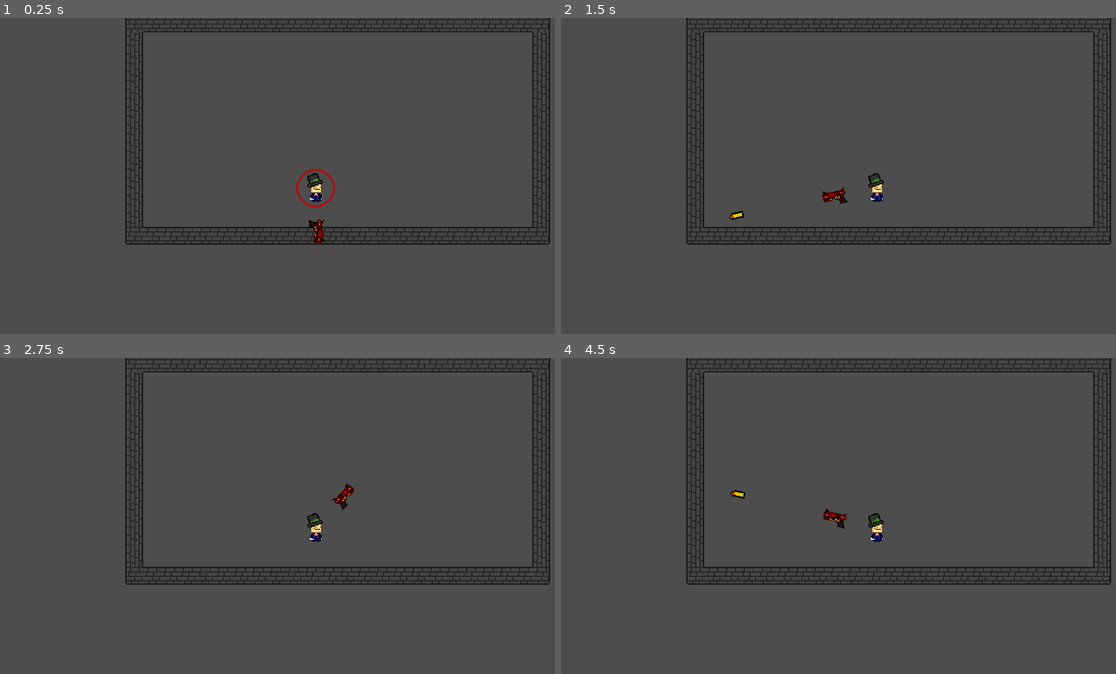
Above: before the commit, frames 1-4 (two rows, left to right).
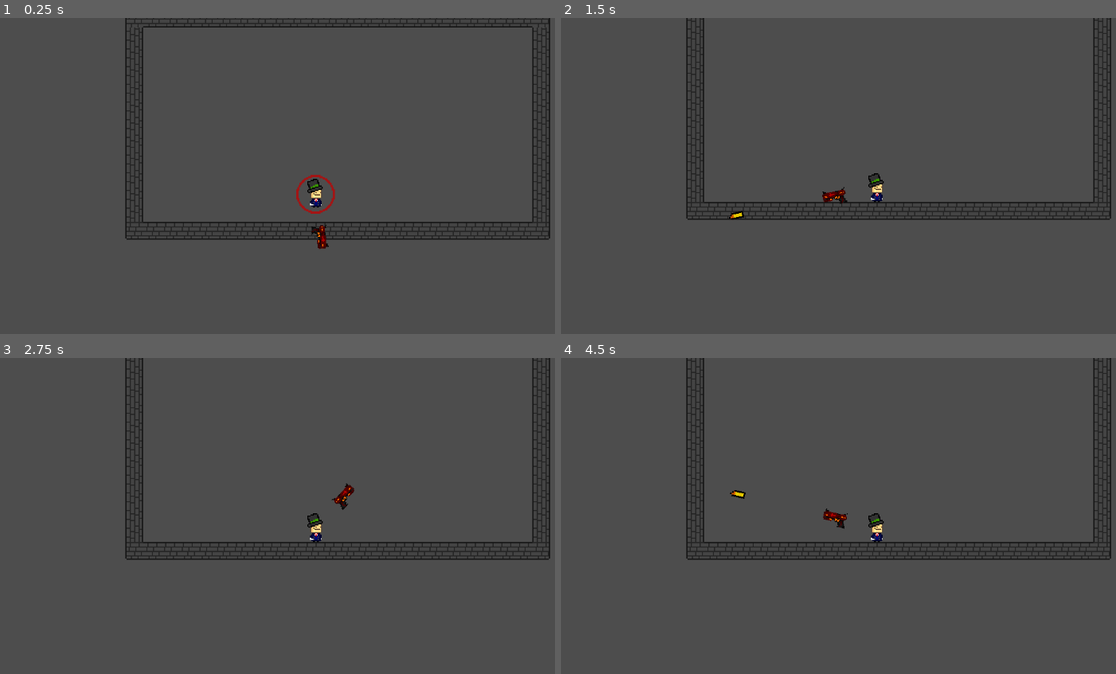
Above: after the commit, the same moments.

Repository: Ohm-Master/hellrise
Game: Godot game, scene res://Scenes/main.tscn
The game is run twice, just before and just after one commit, with the same random seed, the same clock (stepped at 60 frames per second) and the same inputs.
Inputs (mouse positions are in pixels of both pictures, inside the frame that each line leads up to):
- Up to frame 1 (0.25 s): no input
- Up to frame 2 (1.5 s): move the mouse to (1016, 179) at 0.52 s; hold D (Right) from 0.53 s (still down); tap Space (Jump) at 0.6, 0.77, 1.07 s; tap Enter at 1.25 s; move the mouse to (749, 213) at 1.27 s; click (749, 213) at 1.35 s
- Up to frame 3 (2.75 s): tap Space (Jump) at 1.52, 1.55, 1.82, 2.1 s; move the mouse to (377, 459) at 2.02 s; release D (Right) at 2.03 s; hold A (Left) from 2.03 s (still down)
- Up to frame 4 (4.5 s): tap Space (Jump) at 2.75, 3.02, 3.05, 3.32, 3.6, 3.77, 4.07, 4.25 s; move the mouse to (844, 607) at 2.77 s; release A (Left) at 2.78 s; hold D (Right) 2.78-4.28 s; click (844, 607) at 2.85 s; tap Enter at 3.5 s; move the mouse to (1066, 591) at 3.52 s; move the mouse to (688, 484) at 4.27 s; hold A (Left) from 4.28 s (still down); click (688, 484) at 4.35 s

The runs differ from the first frame. In frame 1, 4.4% of the frame differs, in the area x 22-100%, y 0-74%; in frame 2, 5.5%; in frame 3, 5.6%, in the area x 22-100%, y 0-72%; in frame 4, 5.6%.
Error before the commit: Invalid call. Nonexistent function 'process_physics' in base 'Nil'. (res://Scenes/Scripts/state_machine.gd:19)
Error after the commit: Invalid access to property or key 'move_speed' on a base object of type 'Nil'. (res://Scenes/Scripts/State.gd:7)

Commit message:
Basic State machine movement nearly done

Diff:
--- a/Scenes/Scripts/State.gd
+++ b/Scenes/Scripts/State.gd
@@ -2,10 +2,11 @@
 
 class_name State
 
-@export var move_speed : float = 700.0
-@export var gravity : float = 1500.0
+var parent : Player
 
-var parent = Player
+var move_speed : float = parent.move_speed
+var gravity : float = parent.gravity
+var jump_force : = parent.jump_force
 
 func enter() -> void:
 	pass
--- a/Scenes/Scripts/fall.gd
+++ b/Scenes/Scripts/fall.gd
@@ -1,11 +1,13 @@
 extends State
 
+@export var move_state : State
+@export var idle_state : State
 
-# Called when the node enters the scene tree for the first time.
-func _ready() -> void:
-	pass # Replace with function body.
+func enter() -> void:
+	super()
+	parent.velocity.y = 0
 
-
-# Called every frame. 'delta' is the elapsed time since the previous frame.
-func _process(delta: float) -> void:
-	pass
+func process_physics(delta: float) -> State:
+	var movement := Input.get_axis("Left","Right") * move_speed
+	parent.velocity.x = movement
+	return null
--- a/Scenes/Scripts/jump.gd
+++ b/Scenes/Scripts/jump.gd
@@ -1 +1,16 @@
 extends State
+
+@export var fall_state : State
+
+
+func enter() -> void:
+	super()
+	parent.velocity.y = jump_force
+
+func process_physics(delta: float) -> State:
+	var movement := Input.get_axis("Left", "Right") * move_speed
+	parent.velocity.x = movement
+
+	if parent.velocity.y < 0:
+		return fall_state
+	return null
--- a/Scenes/Scripts/player.gd
+++ b/Scenes/Scripts/player.gd
@@ -6,9 +6,9 @@
 
 @onready var state_machine: Node = $State_machine
 
-const SPEED = 700.0
-const JUMP_VELOCITY = -750.0
-const GRAVITY := 1500.0
+var gravity := 1500.0
+var jump_force := -750.0
+var move_speed := 700.0
 
 @onready var sprite: Node2D = $Sprite
 
@@ -26,6 +26,7 @@
 
 func _physics_process(delta: float) -> void:
 	state_machine.process_physics(delta)
+	apply_gravitiy(delta)
 	move_and_slide()
 
 func _input(event: InputEvent) -> void:
@@ -87,7 +88,7 @@
 
 func apply_gravitiy(delta : float):
 	if not is_on_floor():
-		velocity.y += GRAVITY * delta
+		velocity.y += gravity * delta
 	else:
 		can_double_jump = true
 		double_jumped = false
--- a/Scenes/idle.gd
+++ b/Scenes/idle.gd
@@ -7,16 +7,16 @@
 func enter() -> void:
 	super()
 
-func process_input(event: InputEvent) -> State:
+func process_input(_event: InputEvent) -> State:
 	if Input.is_action_just_pressed("Jump"):
 		return jump_state
 	if Input.is_action_just_pressed("Left") or Input.is_action_just_pressed("Right"):
 		return move_state
 	return null
 
-func process_physics(delta: float) -> State:
+func process_physics(_delta: float) -> State:
 	parent.velocity.x = move_toward(parent.velocity.x, 0, move_speed / 9)
 
-	if not $Player.is_on_floor():
+	if not parent.is_on_floor():
 		return fall_state
 	return null
--- a/Scenes/pistol.tscn
+++ b/Scenes/pistol.tscn
@@ -11,7 +11,6 @@
 [node name="Pistol" type="Sprite2D" parent="Pivot_point"]
 position = Vector2(196, 0)
 texture = ExtResource("1_v21tj")
-flip_v = true
 
 [node name="Shoot_point" type="Marker2D" parent="Pivot_point/Pistol"]
 position = Vector2(52, 8)
--- a/Scenes/player.tscn
+++ b/Scenes/player.tscn
@@ -73,8 +73,9 @@
 move_state = NodePath("../Move")
 jump_state = NodePath("../Jump")
 
-[node name="Jump" type="Node" parent="State_machine"]
+[node name="Jump" type="Node" parent="State_machine" node_paths=PackedStringArray("fall_state")]
 script = ExtResource("9_gymyn")
+fall_state = NodePath("../Fall")
 
 [node name="Fall" type="Node" parent="State_machine"]
 script = ExtResource("10_pu2lt")
